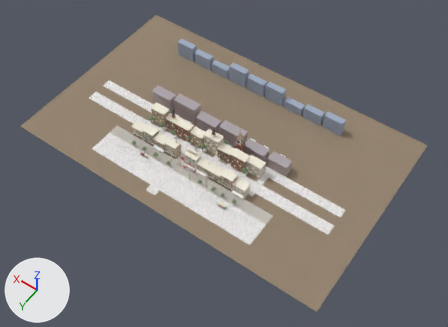
The glTF model public/assets/models/coca-cola-diorama.glb: old version first, new version second.
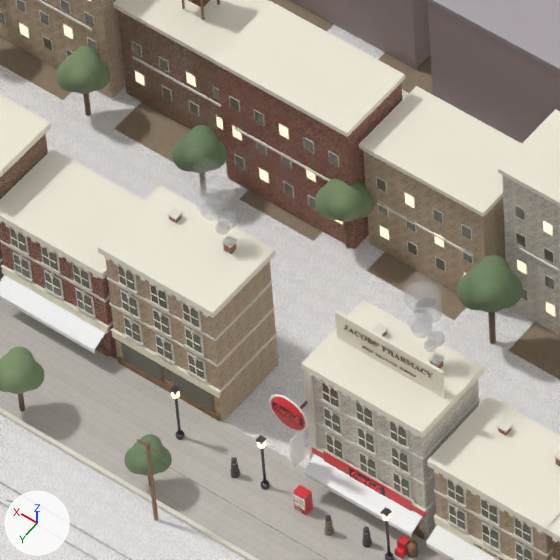
Each version appears first whole from a 50 mm camera at (-164.7, 195.6, 327.8) aimed at (-12.7, -17.3, -6.7), and next in a close-up on the part from 34% to 47% of the width and 36% to 53% of the height. The lights are fixed; the arrows at lower left show +X, +Y and +Z. The first two pictures are the older version. Where no turn or scale is listed for an object, it has been applied to the vertices.
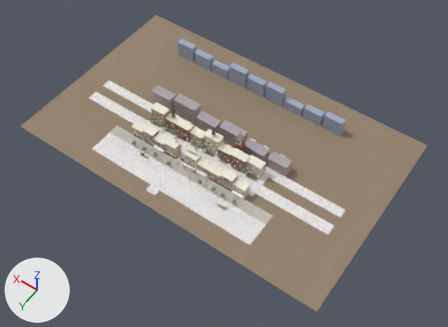
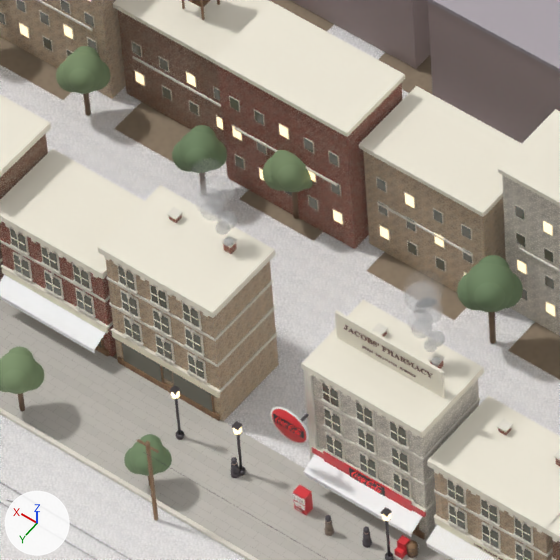
Pixel boxes (x1, y1, x2, y2) of what changed, in the close-ups (560 x 560 px):
'Tree_leaf.050', moved
    before: (322, 179, 368, 222)
    after: (269, 150, 311, 192)
'Tree_leaf.054', moved
    before: (330, 194, 359, 219)
    after: (277, 165, 306, 190)
'Btn_disc', moved
    before: (271, 397, 305, 430)
    after: (272, 409, 306, 443)
'Btn_logo', moved
    before: (272, 401, 303, 426)
    after: (273, 414, 304, 439)
'Tree_leaf.051', moved
    before: (315, 187, 335, 220)
    after: (262, 157, 283, 191)
'Blade_rim', deleted
    before: (290, 431, 305, 470)
'Btn_rim', moved
    before: (269, 394, 308, 432)
    after: (270, 406, 309, 444)
'Tree_trunk.010', moved
    before: (344, 222, 351, 248)
    after: (292, 192, 299, 219)
'LampPost_6', moved
    before: (260, 448, 267, 484)
    after: (237, 434, 243, 471)
'Tree_leaf.052', moved (mostly hidden)
    before: (359, 191, 375, 218)
    after: (306, 180, 313, 189)
'LampHat_6', moved
    before: (256, 435, 267, 445)
    after: (232, 421, 243, 431)
'LampBase_6', moved
    before: (261, 480, 270, 490)
    after: (238, 467, 246, 476)
'Globe_6', moved
    before: (257, 441, 266, 449)
    after: (233, 427, 242, 435)
'CornerArm', moved
    before: (300, 401, 308, 410)
    after: (300, 413, 309, 422)

The edits, one by one:
Object 'CornerArm' (ob_cornerarm) moves from (4.7, 4.0, 8.1) to (4.7, 4.0, 6.8).
Object 'Btn_rim' (ob_btn_rim) moves from (5.1, 4.7, 8.1) to (5.1, 4.7, 6.8).
Object 'Btn_disc' (ob_btn_disc) moves from (5.1, 4.68, 8.1) to (5.1, 4.68, 6.8).
Object 'Btn_logo' (ob_btn_logo) moves from (5.1, 4.8, 8.1) to (5.1, 4.8, 6.8).
Object 'Blade_rim' (ob_blade_rim) is deleted.
Object 'Tree_trunk.010' (ob_tree_trunk_010) moves from (15.0, -14.0, 1.69) to (19.5, -14.0, 1.69).
Object 'Tree_leaf.050' (ob_tree_leaf_050) moves from (15.0, -14.0, 5.04) to (19.5, -14.0, 5.04).
Object 'Tree_leaf.051' (ob_tree_leaf_051) moves from (15.78, -13.61, 4.46) to (20.28, -13.61, 4.46).
Object 'Tree_leaf.052' (ob_tree_leaf_052) moves from (14.35, -14.52, 4.65) to (18.85, -14.52, 4.65).
Object 'Tree_leaf.054' (ob_tree_leaf_054) moves from (14.55, -13.35, 5.37) to (19.05, -13.35, 5.37).
Object 'LampBase_6' (ob_lampbase_6) moves from (6.8, 5.7, 0.2) to (8.8, 5.7, 0.2).
Object 'LampPost_6' (ob_lamppost_6) moves from (6.8, 5.7, 2.4) to (8.8, 5.7, 2.4).
Object 'LampArm_6' (ob_lamparm_6) moves from (6.8, 5.7, 4.5) to (8.8, 5.7, 4.5).
Object 'LampHat_6' (ob_lamphat_6) moves from (6.8, 5.7, 5.05) to (8.8, 5.7, 5.05).
Object 'Globe_6' (ob_globe_6) moves from (6.8, 5.7, 4.75) to (8.8, 5.7, 4.75).
